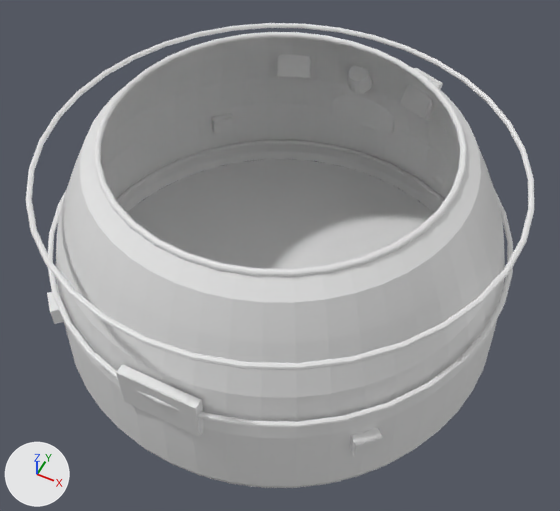
Two versions of the glTF model assets-src/ship-modules/cockpit-standard.glb, one commit apart.
The view is the same before and after, from a 50 mm lens placed at (3.18, -6.37, 7.33), pointed at (0.14, -0.28, -0.27). Every picture has the same lights, and +X, +Y and +Z are marked at lower left. The first picture is the older version.

The first picture shows 'cockpit_cbm_ring', 'cockpit_heatshield', 'cockpit_hull', 'frame_ring_-1.1', 'frame_ring_0.0', 'frame_ring_1.1', 'rcs_pod_3', 'recessed_bay_-1.0', 'recessed_bay_1.0', 'star_tracker_cowl', 'window_glass_-1.0', 'window_glass_1.0' and 5 more.
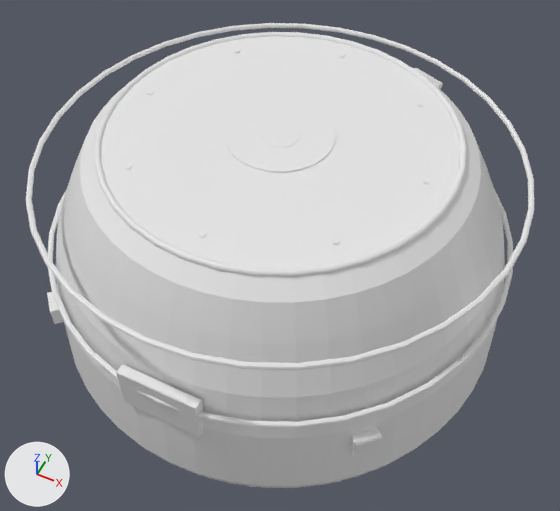
Changed parts and their boxes [x1, y1, x2, y2] in the pictures (560 x 511 px):
```json
{"object": "cockpit_hatch", "change": "added", "after": [101, 36, 460, 269]}
{"object": "cockpit_hatch_hub", "change": "added", "after": [225, 100, 336, 173]}
{"object": "cockpit_hatch_window", "change": "added", "after": [260, 121, 301, 147]}
{"object": "cockpit_heatshield", "change": "unchanged, covered by the edit", "before": [127, 159, 434, 487]}
{"object": "frame_ring_-1.1", "change": "unchanged, covered by the edit", "before": [116, 140, 444, 466]}
{"object": "recessed_bay_1.0", "change": "unchanged, covered by the edit", "before": [333, 96, 394, 134]}
```

Edits to the scene script, one JSON object a line:
```json
{"op": "add", "block": "me_cockpit_hatch_window", "code": ["me_cockpit_hatch_window = bpy.data.meshes.new('cockpit_hatch_window')", "me_cockpit_hatch_window.from_pydata(...)  # a 16-sided cylinder along z spanning x -0.24..0.24, y -0.24..0.24, z 1.475..1.505", "me_cockpit_hatch_window.materials.append(mat_mat_window)  # white #e7e7e7"]}
{"op": "add", "block": "me_cockpit_hatch_hub", "code": ["me_cockpit_hatch_hub = bpy.data.meshes.new('cockpit_hatch_hub')", "me_cockpit_hatch_hub.from_pydata(...)  # a 24-sided cylinder along z spanning x -0.65..0.65, y -0.65..0.65, z 1.46..1.5", "me_cockpit_hatch_hub.materials.append(mat_mat_hull)  # white #e7e7e7"]}
{"op": "add", "block": "me_cockpit_hatch", "code": ["me_cockpit_hatch = bpy.data.meshes.new('cockpit_hatch')", "me_cockpit_hatch.from_pydata(...)  # a 36-sided cylinder along z spanning x -2.08..2.08, y -2.08..2.08, z 1.44..1.48", "me_cockpit_hatch.materials.append(mat_mat_hull_dark)  # white #e7e7e7"]}
{"op": "add", "block": "ob_cockpit_hatch_window", "code": ["ob_cockpit_hatch_window = bpy.data.objects.new('cockpit_hatch_window', me_cockpit_hatch_window)", "ob_cockpit_hatch_window.location = (0.0, 0.0, 0.0)"]}
{"op": "add", "block": "ob_cockpit_hatch_hub", "code": ["ob_cockpit_hatch_hub = bpy.data.objects.new('cockpit_hatch_hub', me_cockpit_hatch_hub)", "ob_cockpit_hatch_hub.location = (0.0, 0.0, 0.0)"]}
{"op": "add", "block": "ob_cockpit_hatch", "code": ["ob_cockpit_hatch = bpy.data.objects.new('cockpit_hatch', me_cockpit_hatch)", "ob_cockpit_hatch.location = (0.0, 0.0, 0.0)"]}
```
